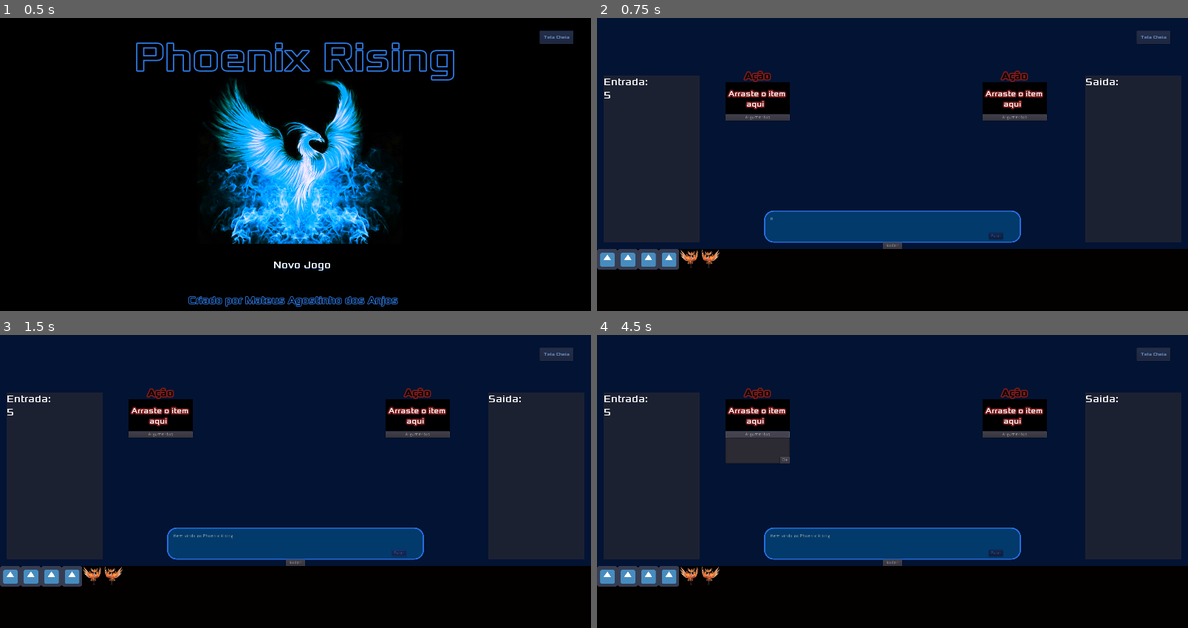
Above: before the commit, frames 1-4 (two rows, left to right).
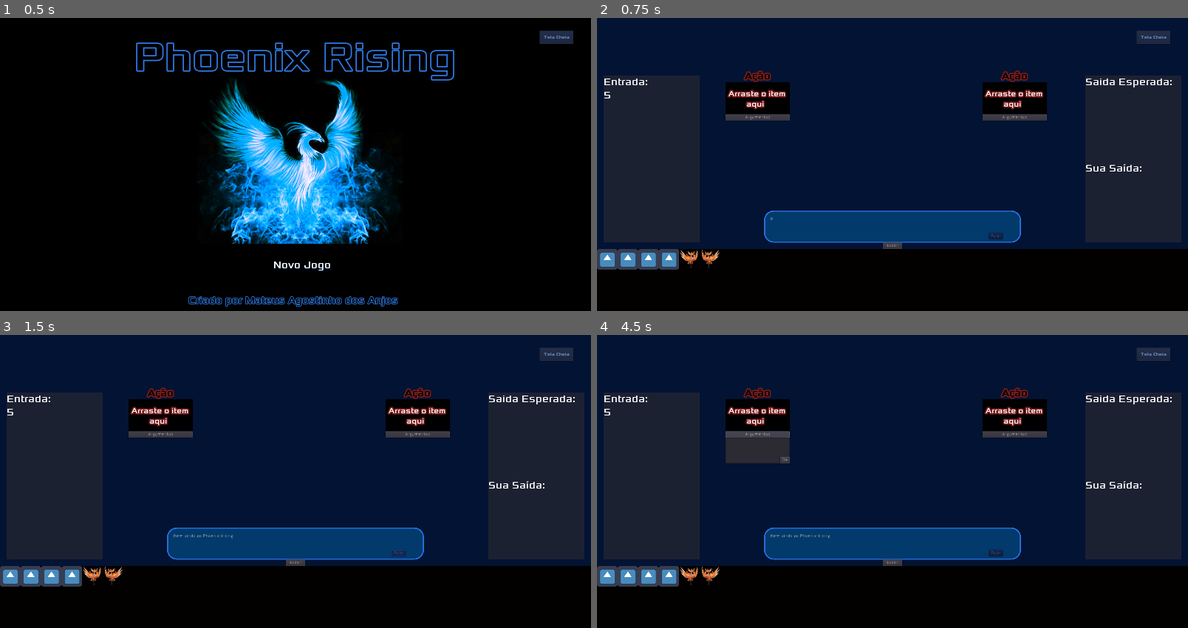
Above: after the commit, the same moments.

Repository: MateusdosAnjos/MAC0499
Game: Godot game, scene res://TelaInicial/TitleScreen.tscn
Same seed, same stepped clock (60 frames per second), same inputs: the game is played once before the commit and once after it.
Inputs:
- Up to frame 1 (0.5 s): no input
- Up to frame 2 (0.75 s): click "Novo Jogo" at 0.5 s
- Up to frame 3 (1.5 s): click "Pular" at 1.25 s
- Up to frame 4 (4.5 s): click "Tela Cheia" at 2 s; click "Nivel 1" at 2.75 s; click "Rodar!" at 3.5 s; click "Argumentos" at 4.25 s

Frame 1 is identical in both runs. In frame 2, 0.2% of the frame differs, in the area x 82-98%, y 20-53%; in frame 3, 0.2%; in frame 4, 0.2%.

Commit message:
Definido espaço para resposta esperada e resposta dada

Diff:
--- a/Phoenix Rising/EntradaSaida/InputOutput.tscn
+++ b/Phoenix Rising/EntradaSaida/InputOutput.tscn
@@ -1,8 +1,12 @@
-[gd_scene load_steps=3 format=2]
+[gd_scene load_steps=4 format=2]
 
 [ext_resource path="res://Acessorios/fonts/Xolonium-Regular.ttf" type="DynamicFontData" id=1]
 
 [sub_resource type="DynamicFont" id=1]
+size = 32
+font_data = ExtResource( 1 )
+
+[sub_resource type="DynamicFont" id=2]
 size = 32
 font_data = ExtResource( 1 )
 
@@ -30,8 +34,15 @@
 margin_bottom = 700.0
 color = Color( 0.109804, 0.129412, 0.196078, 1 )
 
-[node name="Output" type="RichTextLabel" parent="OutputBase"]
+[node name="ExpectedOutput" type="RichTextLabel" parent="OutputBase"]
 margin_right = 300.0
-margin_bottom = 520.0
+margin_bottom = 250.0
 custom_fonts/normal_font = SubResource( 1 )
-text = "Saida:"
+text = "Saida Esperada:"
+
+[node name="PlayerOutput" type="RichTextLabel" parent="OutputBase"]
+margin_top = 269.0
+margin_right = 300.0
+margin_bottom = 519.0
+custom_fonts/normal_font = SubResource( 2 )
+text = "Sua Saída:"
